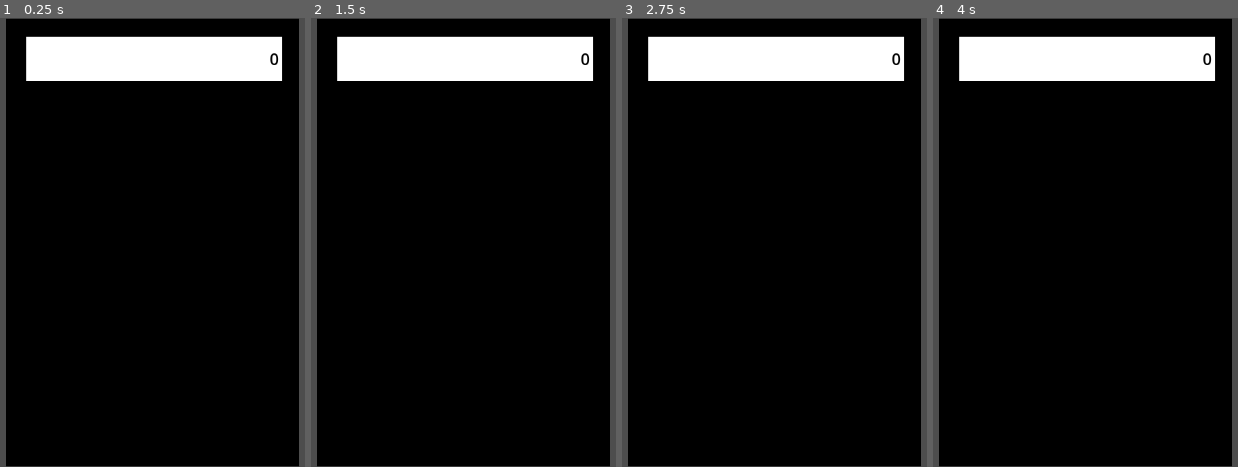
Above: before the commit, frames 1-4 (left to right).
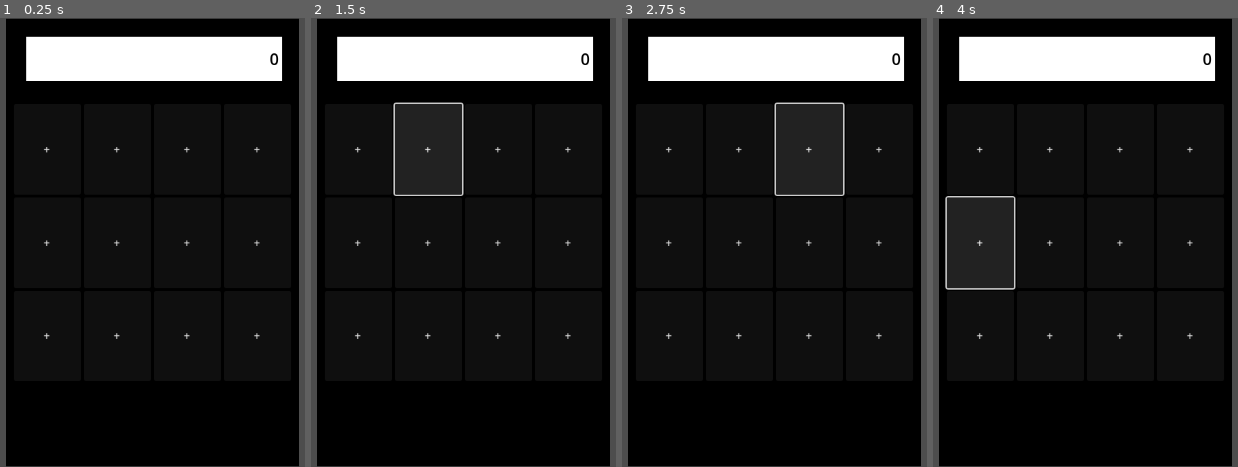
Above: after the commit, the same moments.

Repository: MaykonFreitas17/godot4_7days_gdscript
Game: Godot game, scene res://Scenes/calculator.tscn
Two runs of this game, one before a commit and one after it. Both use one fixed random seed, a clock stepped at 60 frames per second and the inputs below. This scene is started directly instead of the project's main scene.
Inputs (mouse positions are in pixels of both pictures, inside the frame that each line leads up to):
- Up to frame 1 (0.25 s): no input
- Up to frame 2 (1.5 s): click (359, 148) at 0.5 s, where only the run after the commit has a clickable "+"; click (429, 148) at 1.25 s, where only the run after the commit has a clickable "+"
- Up to frame 3 (2.75 s): click (808, 148) at 2 s, where only the run after the commit has a clickable "+"
- Up to frame 4 (4 s): click (1189, 148) at 2.75 s, where only the run after the commit has a clickable "+"; click (981, 242) at 3.5 s, where only the run after the commit has a clickable "+"

The runs differ from the first frame. In frame 1, 0.2% of the frame differs, in the area x 14-86%, y 28-72%; in frame 2, 5.0%; in frame 3, 5.0%; in frame 4, 5.0%, in the area x 3-86%, y 28-72%.

Commit message:
feat: finalizes the calculator layout

Diff:
--- a/Scenes/calculator.tscn
+++ b/Scenes/calculator.tscn
@@ -52,8 +52,90 @@
 text = "0"
 horizontal_alignment = 2
 
-[node name="GridContainer" type="GridContainer" parent="Background"]
-layout_mode = 0
-offset_left = 1.0
-offset_right = 41.0
-offset_bottom = 40.0
+[node name="ButtonContainer" type="GridContainer" parent="Background"]
+layout_direction = 2
+layout_mode = 1
+anchors_preset = 8
+anchor_left = 0.5
+anchor_top = 0.5
+anchor_right = 0.5
+anchor_bottom = 0.5
+offset_left = -200.0
+offset_top = -200.0
+offset_right = 200.0
+offset_bottom = 200.0
+grow_horizontal = 2
+grow_vertical = 2
+columns = 4
+
+[node name="Button" type="Button" parent="Background/ButtonContainer"]
+layout_mode = 2
+size_flags_horizontal = 3
+size_flags_vertical = 3
+text = "+"
+
+[node name="Button2" type="Button" parent="Background/ButtonContainer"]
+layout_mode = 2
+size_flags_horizontal = 3
+size_flags_vertical = 3
+text = "+"
+
+[node name="Button3" type="Button" parent="Background/ButtonContainer"]
+layout_mode = 2
+size_flags_horizontal = 3
+size_flags_vertical = 3
+text = "+"
+
+[node name="Button4" type="Button" parent="Background/ButtonContainer"]
+layout_mode = 2
+size_flags_horizontal = 3
+size_flags_vertical = 3
+text = "+"
+
+[node name="Button5" type="Button" parent="Background/ButtonContainer"]
+layout_mode = 2
+size_flags_horizontal = 3
+size_flags_vertical = 3
+text = "+"
+
+[node name="Button6" type="Button" parent="Background/ButtonContainer"]
+layout_mode = 2
+size_flags_horizontal = 3
+size_flags_vertical = 3
+text = "+"
+
+[node name="Button7" type="Button" parent="Background/ButtonContainer"]
+layout_mode = 2
+size_flags_horizontal = 3
+size_flags_vertical = 3
+text = "+"
+
+[node name="Button8" type="Button" parent="Background/ButtonContainer"]
+layout_mode = 2
+size_flags_horizontal = 3
+size_flags_vertical = 3
+text = "+"
+
+[node name="Button9" type="Button" parent="Background/ButtonContainer"]
+layout_mode = 2
+size_flags_horizontal = 3
+size_flags_vertical = 3
+text = "+"
+
+[node name="Button10" type="Button" parent="Background/ButtonContainer"]
+layout_mode = 2
+size_flags_horizontal = 3
+size_flags_vertical = 3
+text = "+"
+
+[node name="Button11" type="Button" parent="Background/ButtonContainer"]
+layout_mode = 2
+size_flags_horizontal = 3
+size_flags_vertical = 3
+text = "+"
+
+[node name="Button12" type="Button" parent="Background/ButtonContainer"]
+layout_mode = 2
+size_flags_horizontal = 3
+size_flags_vertical = 3
+text = "+"
